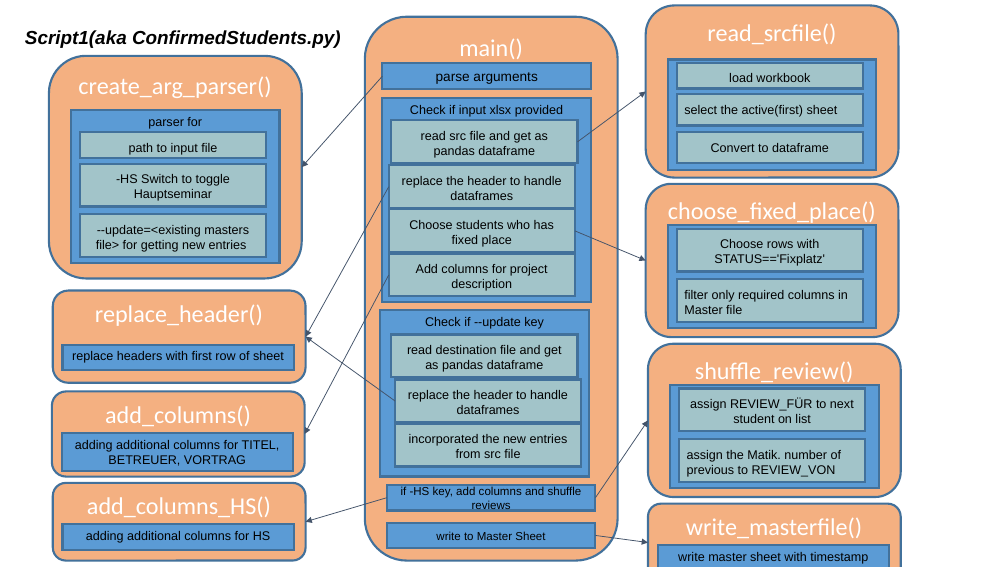
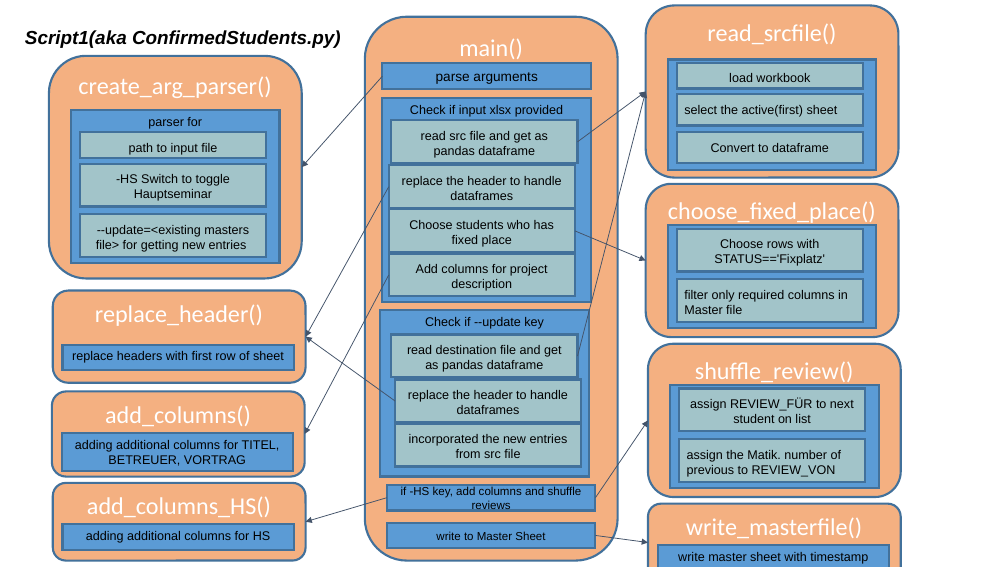
Before and after one commit to mRse7enNIT/EDA-Seminar-Organization-Grading, a slide deck: slide 2 of Documentation/Project-structure-graphical.pptx. Drawn at 1008x567 pixels with LibreOffice and Linux fonts; fonts in the diff are those of the drawing. Boxes give left, top, right and bottom in pixels: in the first picture for what was removed or moved away, otherwise in the second. Text is boxed around its words. In the diff, an @@ line names an element or a change of style, - is before the commit and + after.

```diff
--- a/Documentation/Project-structure-graphical.pptx
+++ b/Documentation/Project-structure-graphical.pptx
@@ arrow added from (578, 356) to (646, 91), #44546A 0.75 pt @@
```
Also in this commit, not shown: 1 other slide changed, 1 other file.
